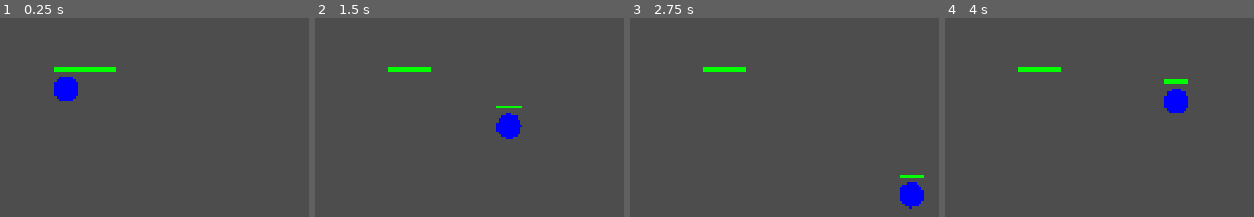
Above: before the commit, frames 1-4 (left to right).
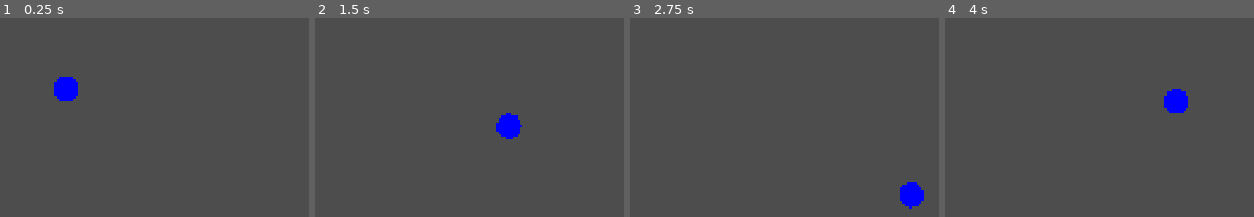
Above: after the commit, the same moments.

Repository: JoeyDD27/1v1-hero-game-demo-version
Game: Godot game, scene res://scenes/BattleScene.tscn
Same seed, same stepped clock (60 frames per second), same inputs: the game is played once before the commit and once after it. This scene is started directly instead of the project's main scene.
Inputs (mouse positions are in pixels of both pictures, inside the frame that each line leads up to):
- Up to frame 1 (0.25 s): no input
- Up to frame 2 (1.5 s): tap Enter at 0.5 s; move the mouse to (outside the picture) at 0.52 s; hold D (move_right) 0.53-1.28 s; tap E (ability_e) at 0.6 s; tap Space at 1.25 s; move the mouse to (509, 111) at 1.27 s; hold S (move_down) from 1.28 s (still down); tap Q (ability_q) at 1.35 s
- Up to frame 3 (2.75 s): move the mouse to (outside the picture) at 2.02 s; release S (move_down) at 2.03 s; hold D (move_right) from 2.03 s (still down); click (outside the picture) at 2.1 s
- Up to frame 4 (4 s): move the mouse to (outside the picture) at 2.77 s; release D (move_right) at 2.78 s; hold W (move_up) 2.78-3.53 s; right-click (outside the picture) at 2.85 s; move the mouse to (outside the picture) at 3.52 s; hold A (move_left) from 3.53 s (still down); tap 1 (select_hero_1) at 3.6 s

The runs differ from the first frame. In frame 1, 0.5% of the frame differs, in the area x 17-38%, y 24-28%; in frame 2, 0.4%; in frame 3, 0.5%; in frame 4, 0.5%, in the area x 23-79%, y 24-34%.
Error after the commit: Invalid assignment of property or key 'collision_layer' with value of type 'int' on a base object of type 'CollisionShape2D'. (res://scripts/core/Hero.gd:59)

Commit message:
ui  and projectile collison fix

Diff:
--- a/scripts/core/Hero.gd
+++ b/scripts/core/Hero.gd
@@ -49,7 +49,15 @@
 		var shape = CircleShape2D.new()
 		shape.radius = 20.0
 		collision.shape = shape
+		collision.collision_layer = 1  # Set collision layer
+		collision.collision_mask = 1   # Set collision mask
 		add_child(collision)
+	else:
+		# Ensure existing collision shape has proper layers
+		var collision = get_node("CollisionShape2D")
+		if collision:
+			collision.collision_layer = 1
+			collision.collision_mask = 1
 
 	# Set up visual representation (colored circle)
 	if not has_node("Visual"):
@@ -702,14 +710,15 @@
 
 		# Set multiplayer authority BEFORE adding to scene tree
 		# CRITICAL: Only server should have authority over projectiles
-		# This ensures only server controls movement, clients just interpolate
+		# This ensures only server controls movement and collision, clients just interpolate
 		if multiplayer.multiplayer_peer != null:
-			if multiplayer.is_server():
-				projectile.set_multiplayer_authority(1)  # Server has authority
-			else:
-				# Client: set authority to server, but this client won't control it
-				# The server will control movement and sync position via RPC
-				projectile.set_multiplayer_authority(1)  # Server has authority (even though we're client)
+			# ALL projectiles must have server authority (1) for proper collision detection
+			# This ensures the server processes collisions for ALL projectiles, regardless of who fired them
+			projectile.set_multiplayer_authority(1)  # Server has authority
+
+			# Verify authority was set correctly
+			if not projectile.is_multiplayer_authority():
+				print("ERROR: Projectile authority not set correctly! Expected server (1), got: ", projectile.get_multiplayer_authority())
 
 		# Add to scene tree FIRST (so _ready() is called with correct position)
 		var battle_scene = get_tree().get_first_node_in_group("battle_manager")
--- a/scripts/core/Projectile.gd
+++ b/scripts/core/Projectile.gd
@@ -30,11 +30,25 @@
 		var shape = CircleShape2D.new()
 		shape.radius = PROJECTILE_RADIUS
 		collision.shape = shape
+		collision.collision_layer = 1  # Make sure collision layer is set
+		collision.collision_mask = 1   # Make sure collision mask is set
 		add_child(collision)
 
 	# Set up visual - make it more visible
 	if not has_node("Visual"):
 		_create_visual()
+
+	# Verify authority is set correctly
+	if multiplayer.multiplayer_peer != null:
+		var authority = get_multiplayer_authority()
+		var is_server = multiplayer.is_server()
+		var has_auth = is_multiplayer_authority()
+		print("Projectile _ready - Owner: ", owner_peer_id, " Authority: ", authority, " IsServer: ", is_server, " HasAuth: ", has_auth, " Position: ", position)
+
+		# If we're the server but don't have authority, that's a problem
+		if is_server and not has_auth:
+			print("ERROR: Server spawned projectile but doesn't have authority! Fixing...")
+			set_multiplayer_authority(1)
 
 	# If we're a client, ensure we start at the correct position
 	# The position should already be set before _ready() is called
@@ -121,7 +135,10 @@
 func _physics_process(delta):
 	# Network sync handling
 	if multiplayer.multiplayer_peer != null:
-		if not is_multiplayer_authority():
+		# Check if we have authority (server should have authority for all projectiles)
+		var has_authority = is_multiplayer_authority()
+
+		if not has_authority:
 			# Client: interpolate network position
 			# Only interpolate if network_position is valid (not zero or very close to zero)
 			if network_position.distance_to(Vector2.ZERO) > 1.0 or position.distance_to(Vector2.ZERO) < 1.0:
@@ -145,7 +162,21 @@
 			_animate_projectile(delta)
 			return
 
-	# Authority (server or single player): process movement and collision
+		# We have authority (server) - process movement and collision
+		# CRITICAL: Server must process ALL projectiles, regardless of who spawned them
+		_process_authority_physics(delta)
+	else:
+		# Single player - process normally
+		_process_authority_physics(delta)
+
+func _process_authority_physics(delta):
+	"""Process physics for authority (server or single player)"""
+	# Verify we actually have authority
+	if multiplayer.multiplayer_peer != null:
+		if not is_multiplayer_authority():
+			print("ERROR: _process_authority_physics called but we don't have authority! Owner: ", owner_peer_id)
+			return
+
 	# Animate projectile (rotation and pulsing)
 	_animate_projectile(delta)
 
@@ -160,8 +191,10 @@
 	else:
 		# No direction set - this shouldn't happen, but handle it gracefully
 		print("Warning: Projectile has no direction, cannot move. Owner: ", owner_peer_id)
-
-	# Check collision with enemies (only on authority)
+		return
+
+	# Check collision with enemies (only on authority/server)
+	# CRITICAL: This must run on server for ALL projectiles, including guest projectiles
 	_check_collisions()
 
 	# Sync position to clients
@@ -252,36 +285,118 @@
 	if multiplayer.multiplayer_peer != null and not is_multiplayer_authority():
 		return
 
+	# Ensure we have a valid direction and position
+	if direction.length() == 0:
+		return
+
+	# Method 1: Direct hero checking (more reliable than physics queries)
+	var battle_manager = get_tree().get_first_node_in_group("battle_manager")
+	if battle_manager:
+		var heroes_node = battle_manager.get_node_or_null("Heroes")
+		if heroes_node:
+			for hero in heroes_node.get_children():
+				if not is_instance_valid(hero):
+					continue
+
+				# Check if it's a hero that can take damage
+				if not hero.has_method("take_damage"):
+					continue
+
+				# Make sure it's an enemy hero (different player_id)
+				var hero_player_id = hero.get("player_id")
+				if hero_player_id == null:
+					continue
+
+				# Must be different player
+				if hero_player_id == owner_peer_id:
+					continue
+
+				# Check if hero is dead
+				var is_dead = hero.get("is_dead")
+				if is_dead != null and is_dead:
+					continue
+
+				# Check invincibility
+				var is_invincible = hero.get("is_invincible")
+				if is_invincible != null and is_invincible:
+					continue
+
+				# Check distance to ensure we're actually colliding
+				var distance = position.distance_to(hero.global_position)
+				var collision_radius = PROJECTILE_RADIUS + 30.0  # Projectile radius + hero radius
+				if distance <= collision_radius:
+					# Hit! Apply damage
+					print("Projectile hit! Owner: ", owner_peer_id, " Target: ", hero_player_id, " Damage: ", damage, " Distance: ", distance)
+					hero.take_damage(damage)
+
+					# Sync destruction to all clients
+					if multiplayer.multiplayer_peer != null:
+						# Ensure node is in tree and has valid path before calling RPC
+						if is_inside_tree() and name != "" and get_parent() != null and get_parent().is_inside_tree():
+							destroy_projectile.rpc()
+
+					queue_free()
+					return
+
+	# Method 2: Fallback to physics query (in case direct checking fails)
 	var space_state = get_world_2d().direct_space_state
+	if space_state == null:
+		return
+
 	var query = PhysicsShapeQueryParameters2D.new()
 	var shape = CircleShape2D.new()
-	shape.radius = PROJECTILE_RADIUS * 2
+	shape.radius = PROJECTILE_RADIUS + 30.0  # Projectile radius + hero radius
 	query.shape = shape
 	query.transform.origin = position
+	query.collision_mask = 1  # Make sure we're checking the right collision layer
 
 	var results = space_state.intersect_shape(query)
 
 	for result in results:
 		var body = result.collider
-		if body.has_method("take_damage") and body != self:
-			# Make sure it's an enemy hero
-			# Check if body has player_id property (using get() instead of has())
-			var body_player_id = body.get("player_id")
-			if body_player_id != null and body_player_id != owner_peer_id:
-				# Check if hero is dead before checking invincibility
-				var is_dead = body.get("is_dead")
-				if is_dead == null or not is_dead:
-					# Check invincibility
-					var is_invincible = body.get("is_invincible")
-					if is_invincible == null or not is_invincible:
-						body.take_damage(damage)
-						# Sync destruction to all clients
-						if multiplayer.multiplayer_peer != null:
-							# Ensure node is in tree and has valid path before calling RPC
-							if is_inside_tree() and name != "" and get_parent() != null and get_parent().is_inside_tree():
-								destroy_projectile.rpc()
-						queue_free()
-						return
+		if body == null or body == self:
+			continue
+
+		# Check if it's a hero that can take damage
+		if not body.has_method("take_damage"):
+			continue
+
+		# Make sure it's an enemy hero (different player_id)
+		var body_player_id = body.get("player_id")
+		if body_player_id == null:
+			continue
+
+		# Must be different player
+		if body_player_id == owner_peer_id:
+			continue
+
+		# Check if hero is dead
+		var is_dead = body.get("is_dead")
+		if is_dead != null and is_dead:
+			continue
+
+		# Check invincibility
+		var is_invincible = body.get("is_invincible")
+		if is_invincible != null and is_invincible:
+			continue
+
+		# Check distance to ensure we're actually colliding
+		var distance = position.distance_to(body.global_position)
+		if distance > PROJECTILE_RADIUS + 30.0:  # Projectile radius + hero radius
+			continue
+
+		# Hit! Apply damage
+		print("Projectile hit (physics query)! Owner: ", owner_peer_id, " Target: ", body_player_id, " Damage: ", damage)
+		body.take_damage(damage)
+
+		# Sync destruction to all clients
+		if multiplayer.multiplayer_peer != null:
+			# Ensure node is in tree and has valid path before calling RPC
+			if is_inside_tree() and name != "" and get_parent() != null and get_parent().is_inside_tree():
+				destroy_projectile.rpc()
+
+		queue_free()
+		return
 
 @rpc("authority", "call_local", "reliable")
 func destroy_projectile():
